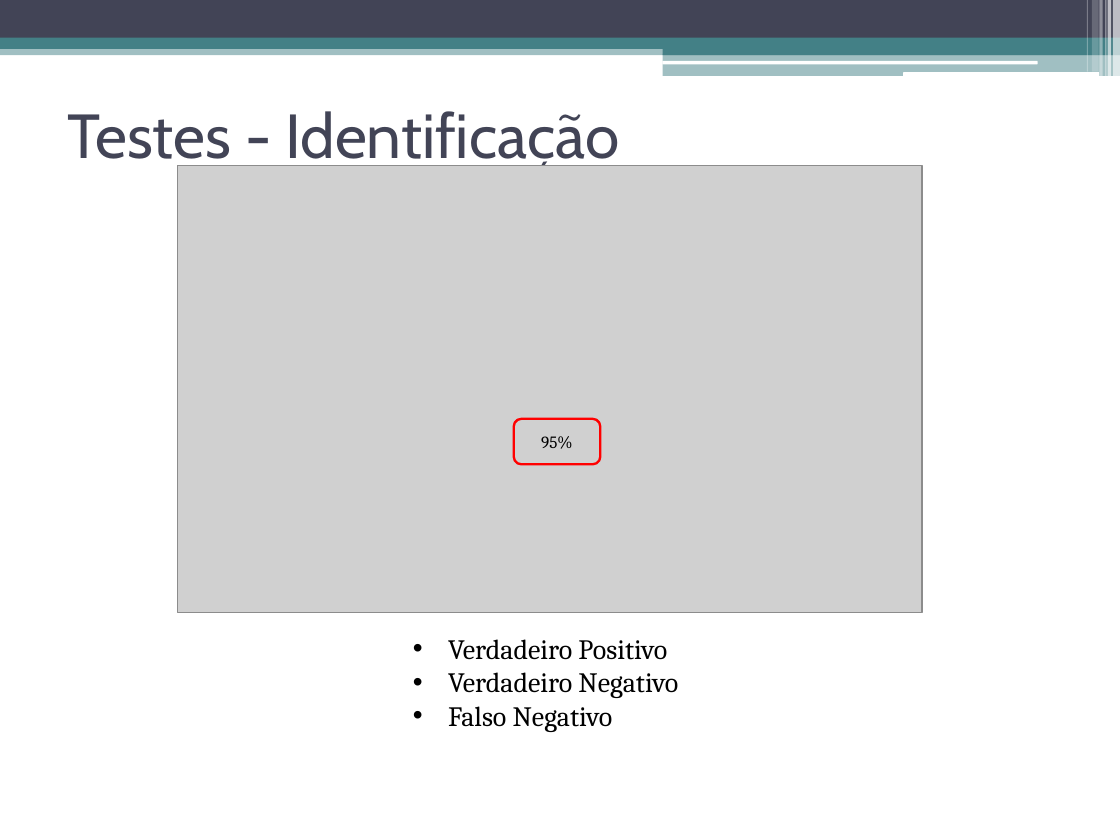
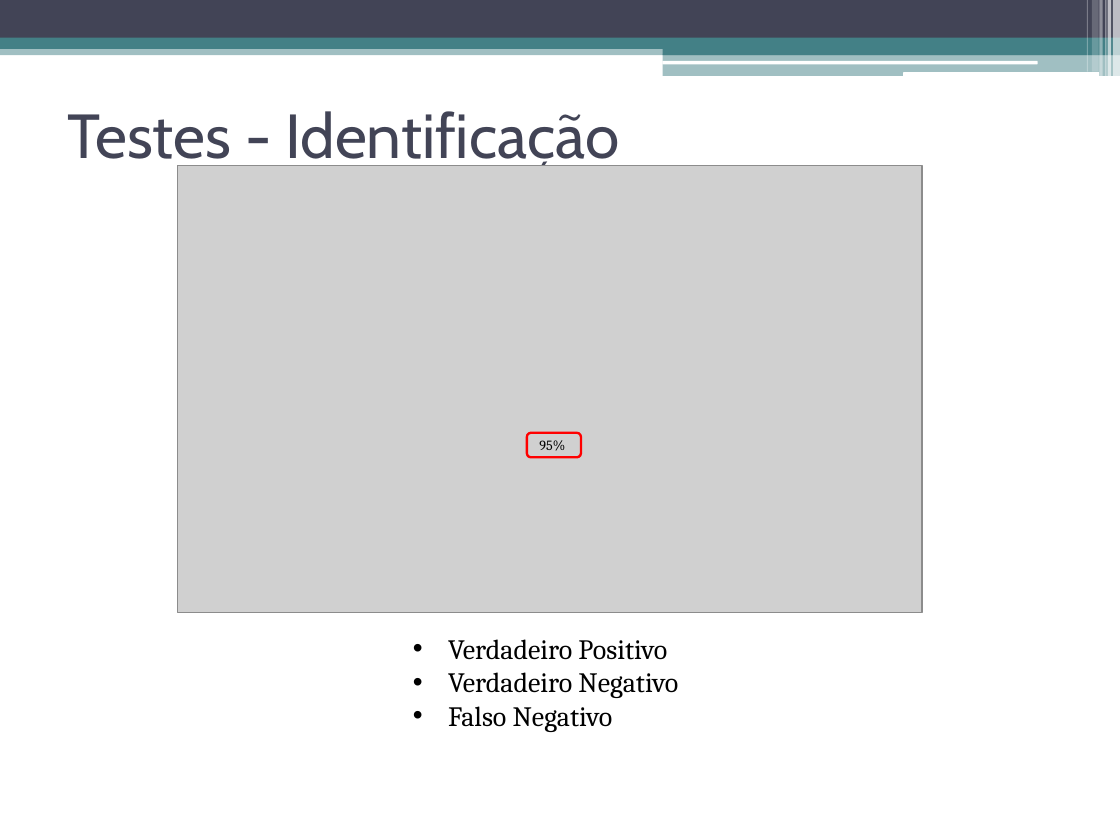
Before and after one commit to talesporto/Artigo-TRUE-SBCUP, a slide deck: slide 43 of apresentacao/ApresentacaoSBCUP.pptx. Drawn at 1120x840 pixels with LibreOffice and Linux fonts; fonts in the diff are those of the drawing; grey boxes stand for pictures. Boxes give left, top, right and bottom in pixels: in the first picture for what was removed or moved away, otherwise in the second. Text is boxed around its words. In the diff, an @@ line names an element or a change of style, - is before the commit and + after.

```diff
--- a/apresentacao/ApresentacaoSBCUP.pptx
+++ b/apresentacao/ApresentacaoSBCUP.pptx
@@ rounded rectangle "95%": place and size @@
-rounded rectangle "95%" at [514, 419, 600, 465]
+rounded rectangle "95%" at [526, 432, 580, 457]
@@ rounded rectangle "95%" at [526, 432, 580, 457]: size 11 to 9 pt @@
```
Also in this commit, not shown: 9 other slides changed, 1 other file.
